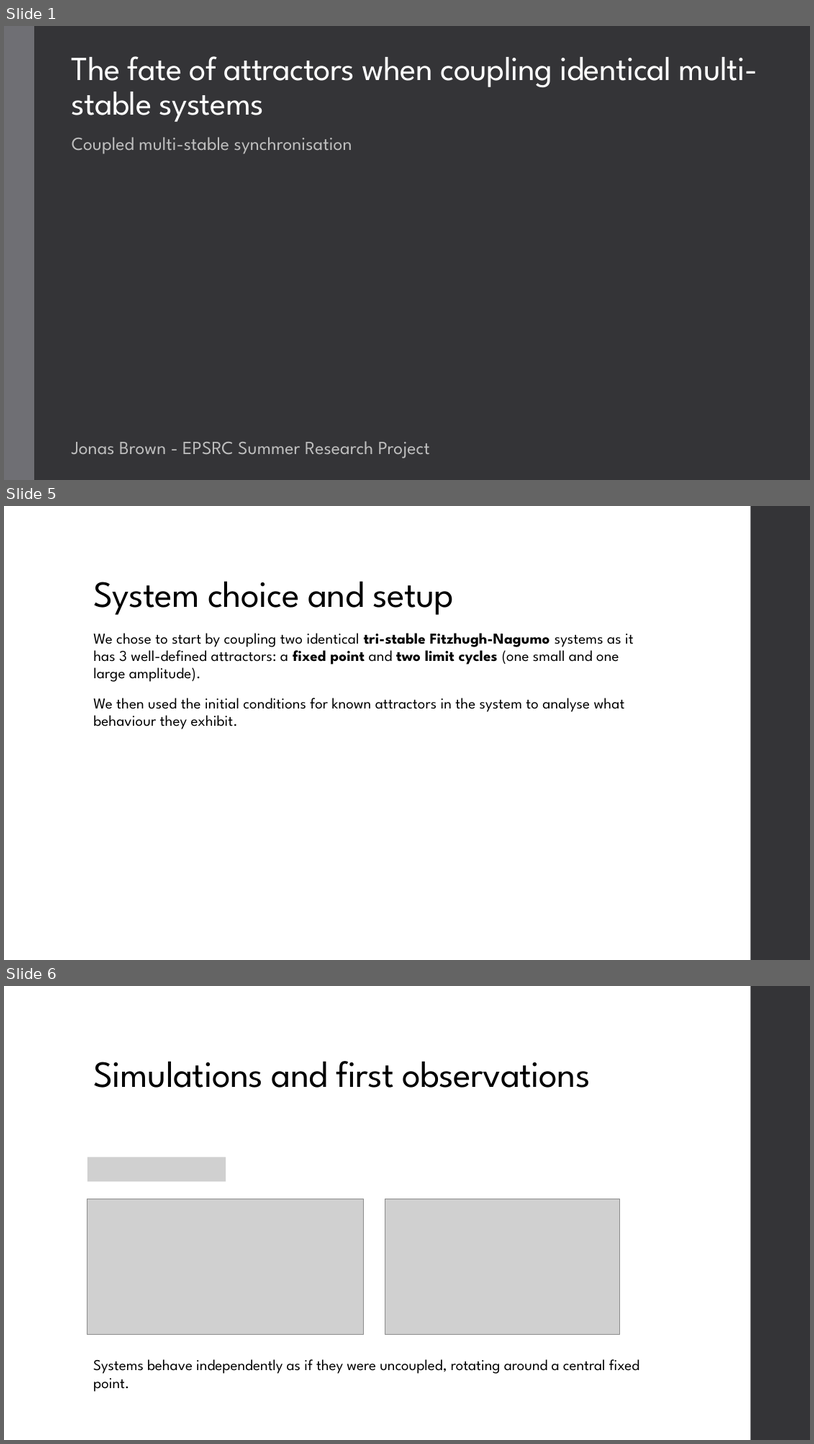
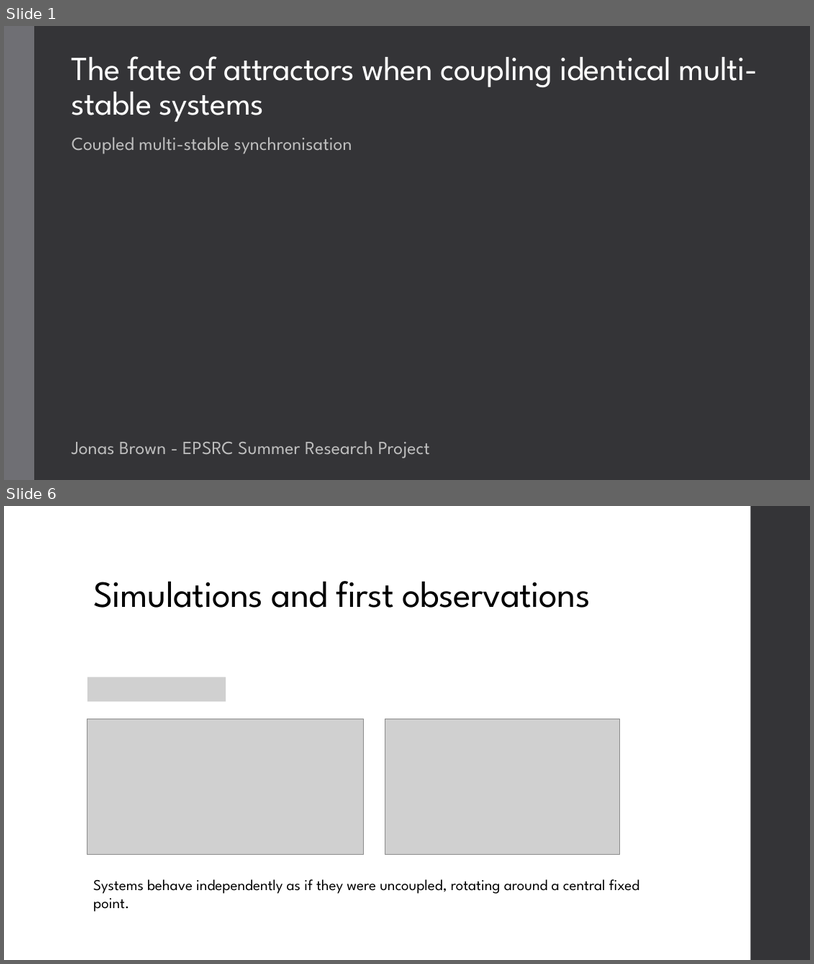
Before and after one commit to JonasEBrown/University, a slide deck: EPSRC Internship/October Presentation.pptx. Shown one above the other, each under a label of ours: slides 1, 5 and 6 before the commit, slides 1 and 6 after it; the slides between them are not shown. The pictures are 814x1444 and 814x964 pixels, drawn with LibreOffice and Linux fonts; fonts in the diff are those of the drawing; grey boxes stand for pictures. Boxes give left, top, right and bottom in pixels: in the first picture for what was removed or moved away, otherwise in the second. Text is boxed around its words. In the diff, an @@ line names an element or a change of style, - is before the commit and + after.

```diff
--- a/EPSRC Internship/October Presentation.pptx
+++ b/EPSRC Internship/October Presentation.pptx
@@ slide 5 removed at bbox=[4, 506, 810, 960], background #FFFFFF; not listed: 1 template element that a slide beside it also shows @@
@@ title removed at bbox=[93, 581, 454, 615] @@
-System choice and setup
@@ text removed at bbox=[93, 633, 634, 729] @@
-We chose to start by coupling two identical tri-stable Fitzhugh-Nagumo systems as it has 3 well-defined attractors: a fixed point and two limit cycles (one small and one large amplitude).
-We then used the initial conditions for known attractors in the system to analyse what behaviour they exhibit.
```
Also in this commit, not shown: 8 slides changed, 14 slides added, 2 other slides removed, 16 other files.
